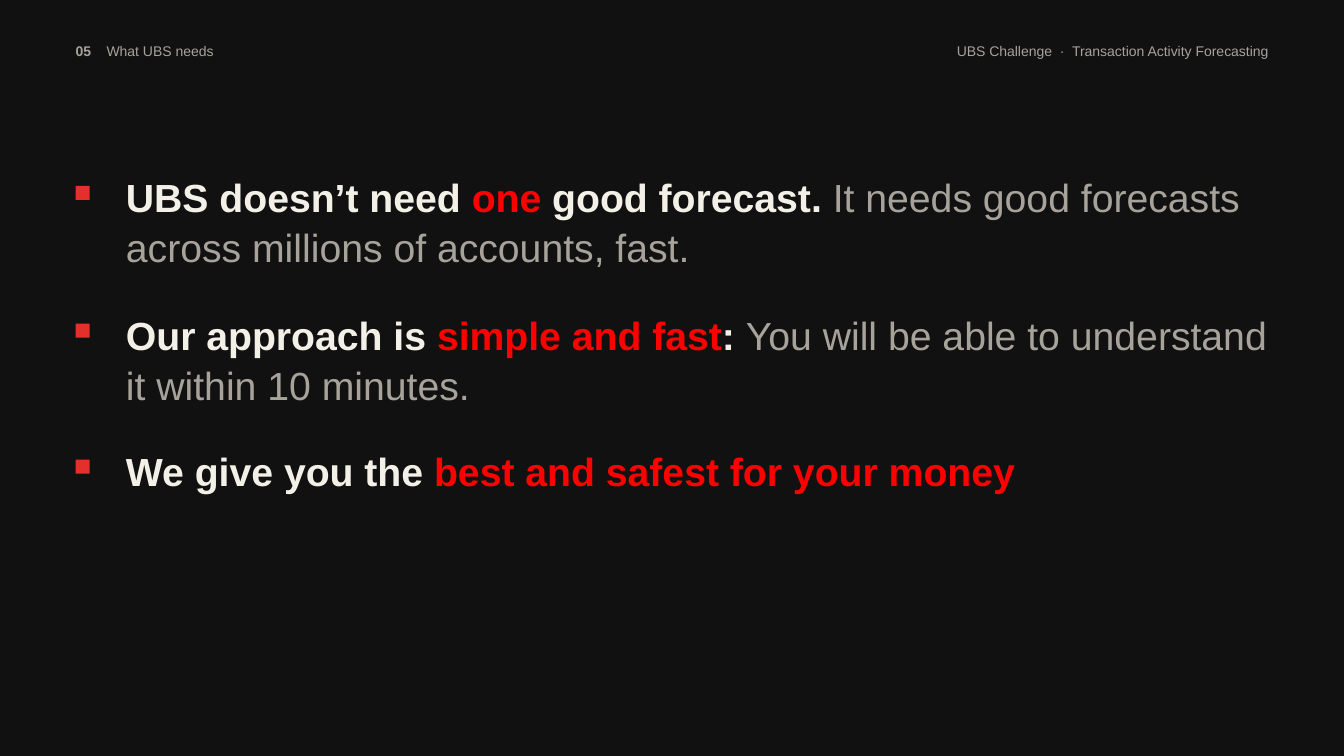
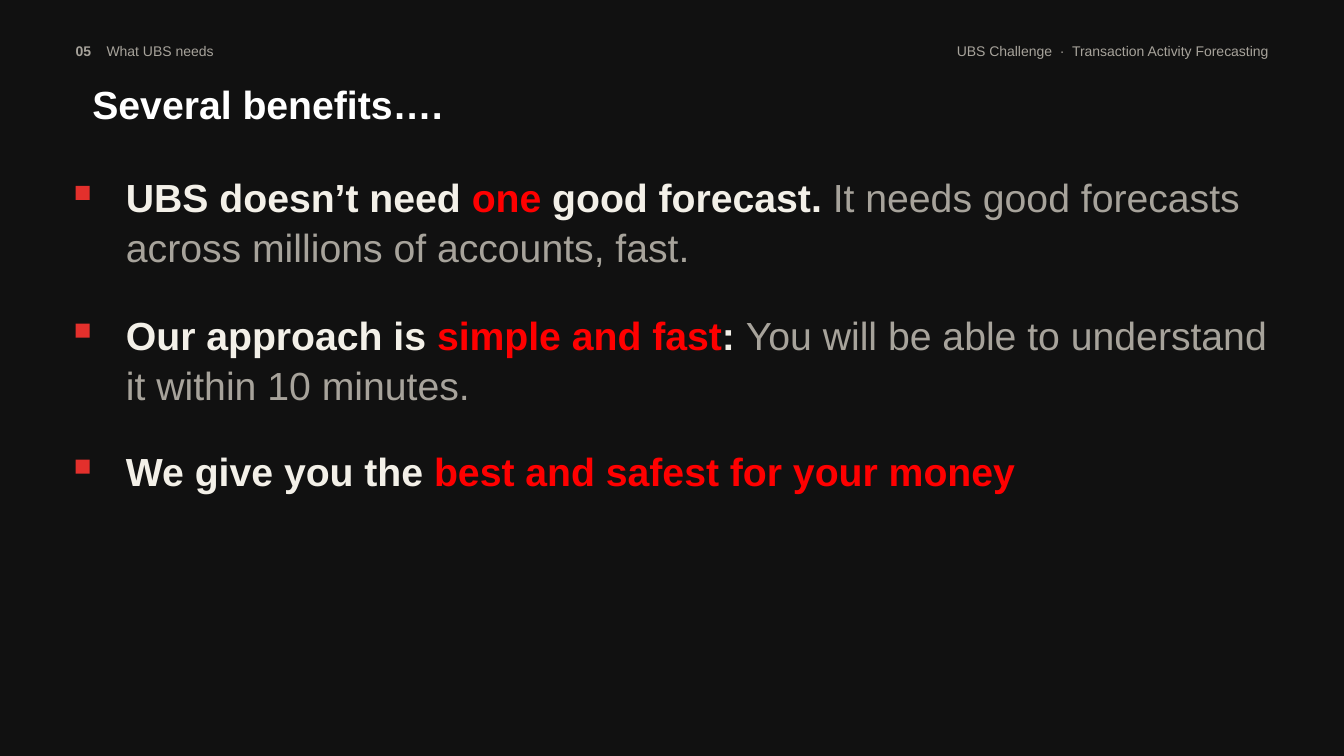
Before and after one commit to salim1999/ubs-2026, a slide deck: slide 3 of pitch/bankrun_final_run.pptx. Drawn at 1344x756 pixels with LibreOffice and Linux fonts; fonts in the diff are those of the drawing. Boxes give left, top, right and bottom in pixels: in the first picture for what was removed or moved away, otherwise in the second. Text is boxed around its words. In the diff, an @@ line names an element or a change of style, - is before the commit and + after.

```diff
--- a/pitch/bankrun_final_run.pptx
+++ b/pitch/bankrun_final_run.pptx
@@ text added at (92,90,443,120), 28 pt, text #FFFFFF, bold @@
+Several benefits….
```
